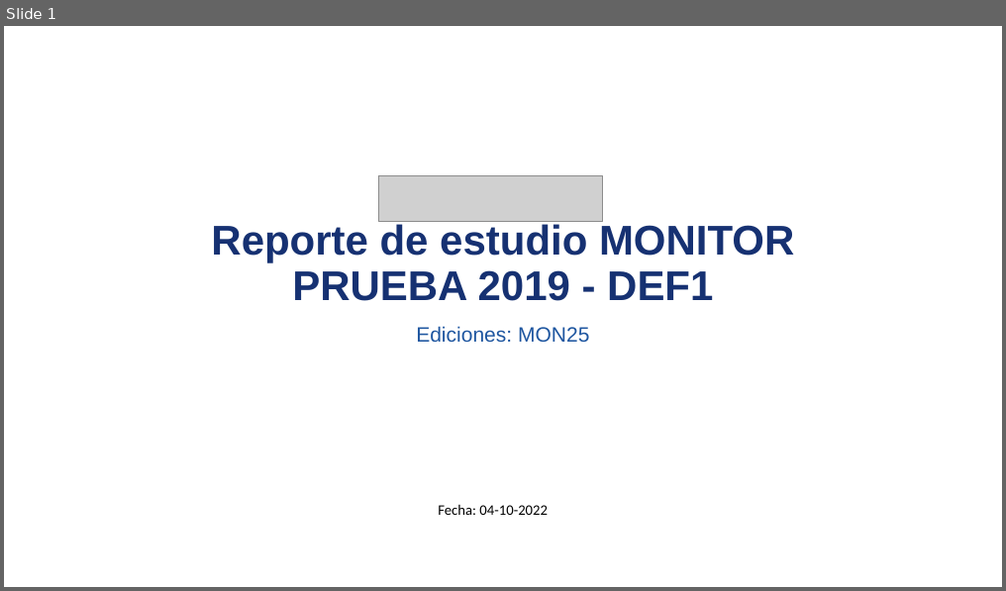
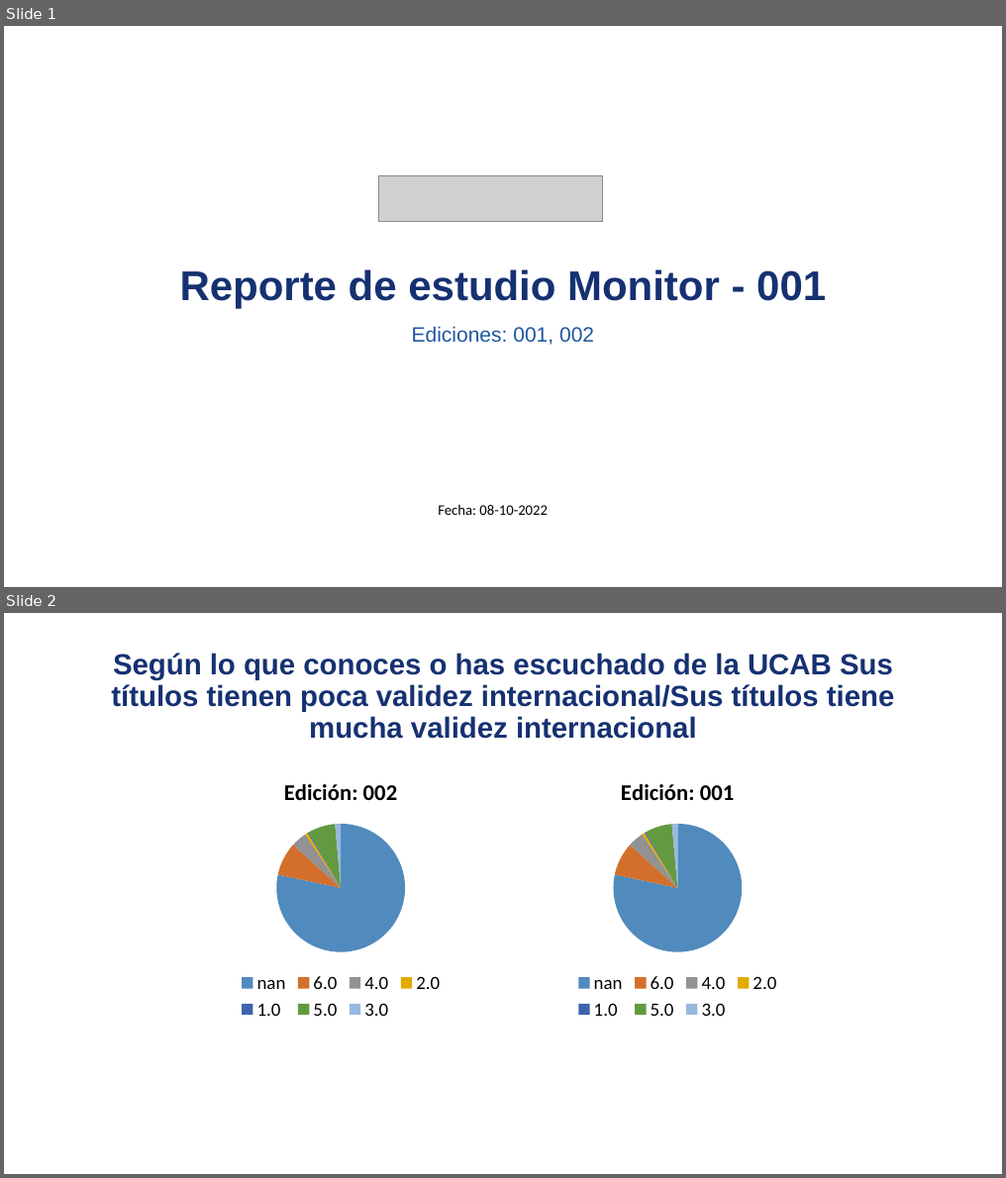
Before and after one commit to david-monroy/sistema-aid, a slide deck: sistemaaid/backend/ia/presentaciones/pruebapresentaciones.pptx. Shown one above the other, each under a label of ours: slide 1 before the commit, slides 1 and 2 after it. The pictures are 1006x591 and 1006x1178 pixels, drawn with LibreOffice and Linux fonts; fonts in the diff are those of the drawing; grey boxes stand for pictures. Boxes give left, top, right and bottom in pixels: in the first picture for what was removed or moved away, otherwise in the second. Text is boxed around its words. In the diff, an @@ line names an element or a change of style, - is before the commit and + after.

```diff
--- a/sistemaaid/backend/ia/presentaciones/pruebapresentaciones.pptx
+++ b/sistemaaid/backend/ia/presentaciones/pruebapresentaciones.pptx
@@ slide 2 added at (4,613,1002,1174), background #FFFFFF @@
@@ title added at (111,653,895,739), 28 pt, text #163172, bold @@
+Según lo que conoces o has escuchado de la UCAB Sus títulos tienen poca validez internacional/Sus títulos tiene mucha validez internacional
@@ pie chart added at (191,762,491,1025) @@
+title "Edición: 002"
+categories: nan, 6.0, 4.0, 2.0, 1.0, 5.0, 3.0
+Edición: 002: 78, 8, 4, 1, 0, 7, 1
@@ pie chart added at (528,762,828,1025) @@
+title "Edición: 001"
+categories: nan, 6.0, 4.0, 2.0, 1.0, 5.0, 3.0
+Edición: 001: 78, 8, 4, 1, 0, 7, 1
@@ slide 1 changed as well @@
@@ title at (180,270,826,308): text changed @@
-Reporte de estudio MONITOR PRUEBA 2019 - DEF1
+Reporte de estudio Monitor - 001
@@ subtitle at (412,326,594,345): text changed @@
-Ediciones: MON25
+Ediciones: 001, 002
@@ text at (438,505,548,515): text changed @@
-Fecha: 04-10-2022
+Fecha: 08-10-2022
```
Also in this commit, not shown: 2 other slides added, 1 slide removed, 10 other files.
